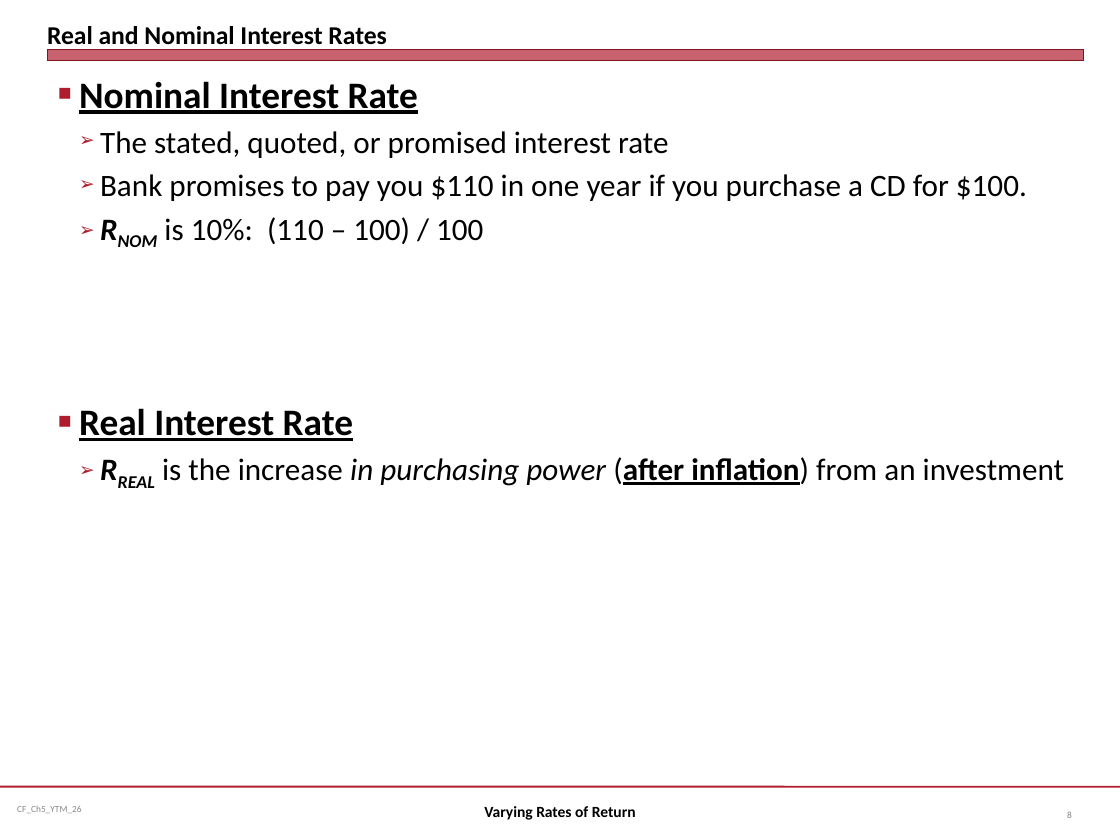
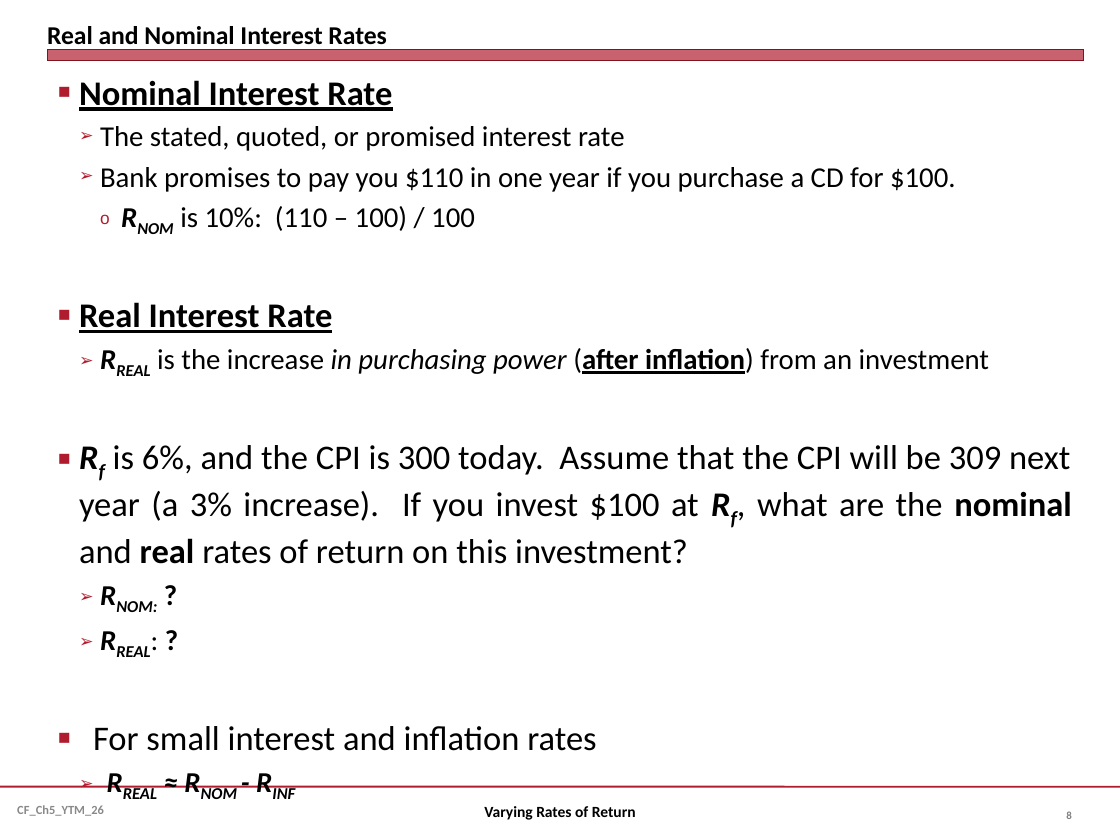
Before and after one commit to jmc877/Corporate-Finance, a slide deck: slide 8 of slides/CF_Ch5_YTM_26.pptx. Drawn at 1120x840 pixels with LibreOffice and Linux fonts; fonts in the diff are those of the drawing. Boxes give left, top, right and bottom in pixels: in the first picture for what was removed or moved away, otherwise in the second. Text is boxed around its words. In the diff, an @@ line names an element or a change of style, - is before the commit and + after.

```diff
--- a/slides/CF_Ch5_YTM_26.pptx
+++ b/slides/CF_Ch5_YTM_26.pptx
@@ text at bbox=[79, 80, 990, 374]: size 24 to 22.2 pt in "Nominal Interest Rate", "Real Interest Rate"; size 20 to 18.5 pt in "The stated, quoted, or promised interest rate", "Bank promises to pay you $110 in ...", "RNOM is 10%: (110 – 100) / ...", "RREAL is the increase in purchasing power ..."; bullet ➢ to o; list level 2 to 3 in "RNOM is 10%: (110 – ..." @@
@@ text at bbox=[79, 445, 1072, 751]: paragraphs added @@
+■ Rf is 6%, and the CPI is 300 today. Assume that the CPI will be 309 next year (a 3% increase). If you invest $100 at Rf, what are the nominal and real rates of return on this investment?
+  ➢ RNOM: ?
+  ➢ RREAL: ?
+■ For small interest and inflation rates
+  ➢ RREAL ≈ RNOM - RINF
@@ text "CF_Ch5_YTM_26" at bbox=[17, 805, 104, 816]: size 6 to 8 pt, bold on @@
@@ page number at bbox=[1066, 811, 1072, 819]: size 6 to 7 pt, bold on @@
```
Also in this commit, not shown: 40 other slides changed, 2 slides added, 4 slides removed, 4 other files.
